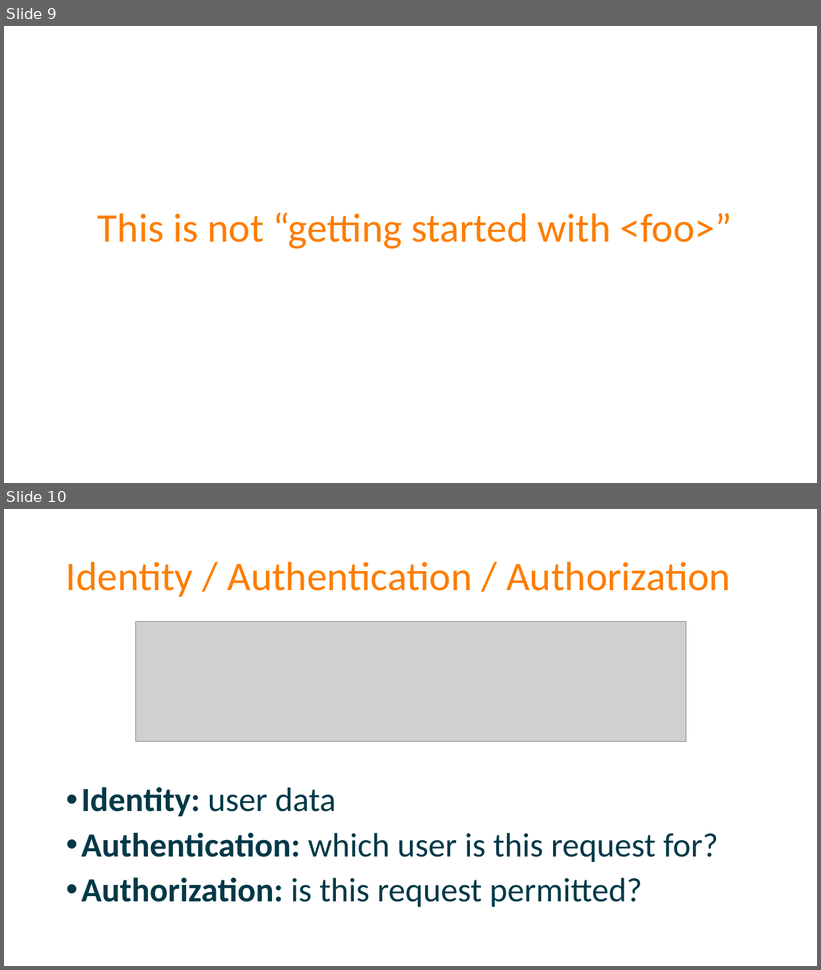
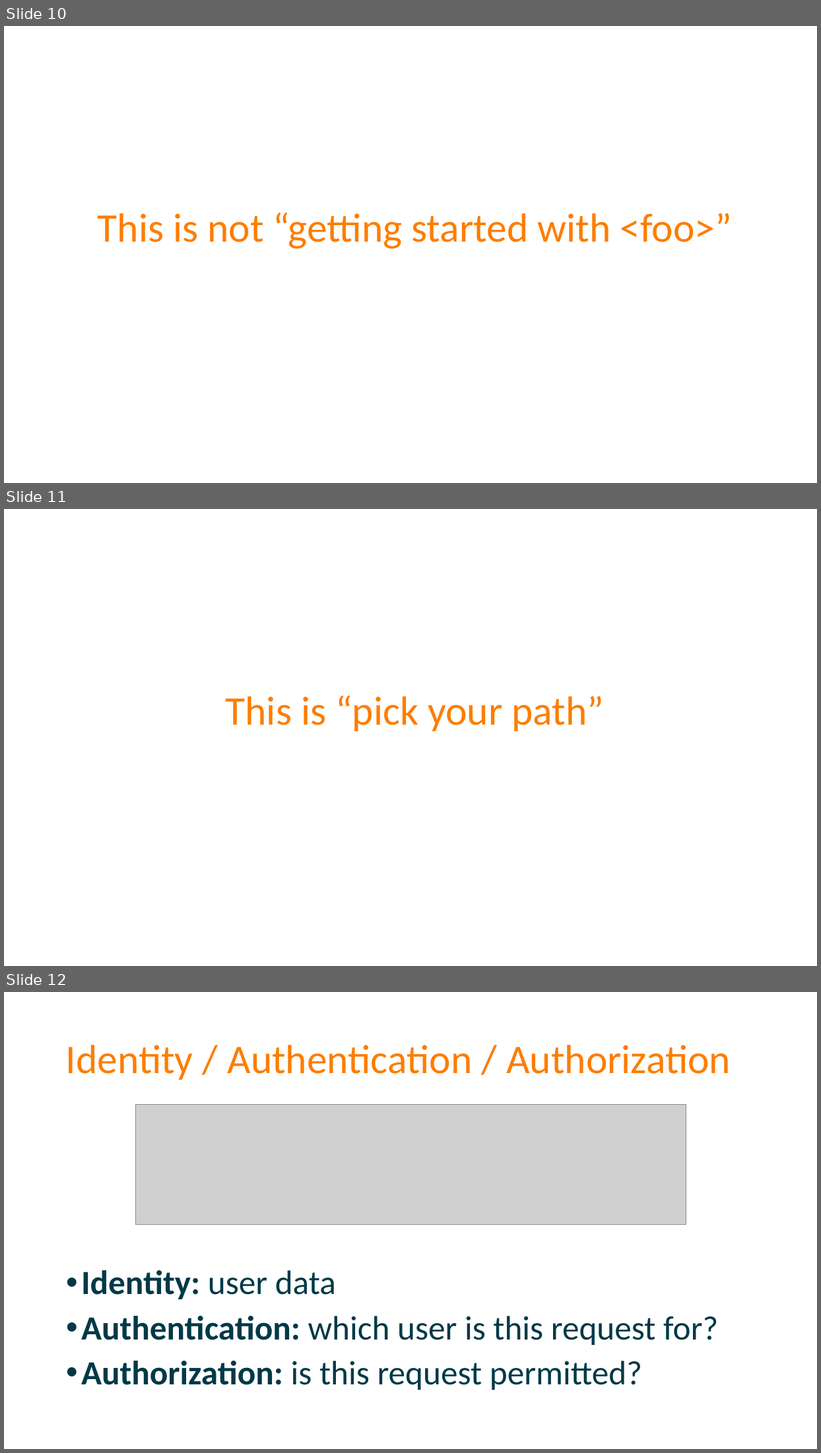
Before and after one commit to spetryjohnson/Securing-Your-API-Endpoints---StirTrek-2016, a slide deck: Securing Your API Endpoints - CodeMash 2016.pptx. Shown one above the other, each under a label of ours: slides 9 and 10 before the commit, slides 10, 11 and 12 after it. The pictures are 821x970 and 821x1453 pixels, drawn with LibreOffice and Linux fonts; fonts in the diff are those of the drawing; grey boxes stand for pictures. Boxes give left, top, right and bottom in pixels: in the first picture for what was removed or moved away, otherwise in the second. Text is boxed around its words. In the diff, an @@ line names an element or a change of style, - is before the commit and + after.

```diff
--- a/Securing Your API Endpoints - CodeMash 2016.pptx
+++ b/Securing Your API Endpoints - CodeMash 2016.pptx
@@ slide 11 added at box(4, 509, 817, 966), background #FFFFFF @@
@@ title added at box(226, 695, 604, 731), 48 pt, text #FD7D00 @@
+This is “pick your path”
@@ what was slide 9 is now slide 10 @@
@@ what was slide 10 is now slide 12 @@
```
Also in this commit, not shown: 1 other slide added, 2 other files.
